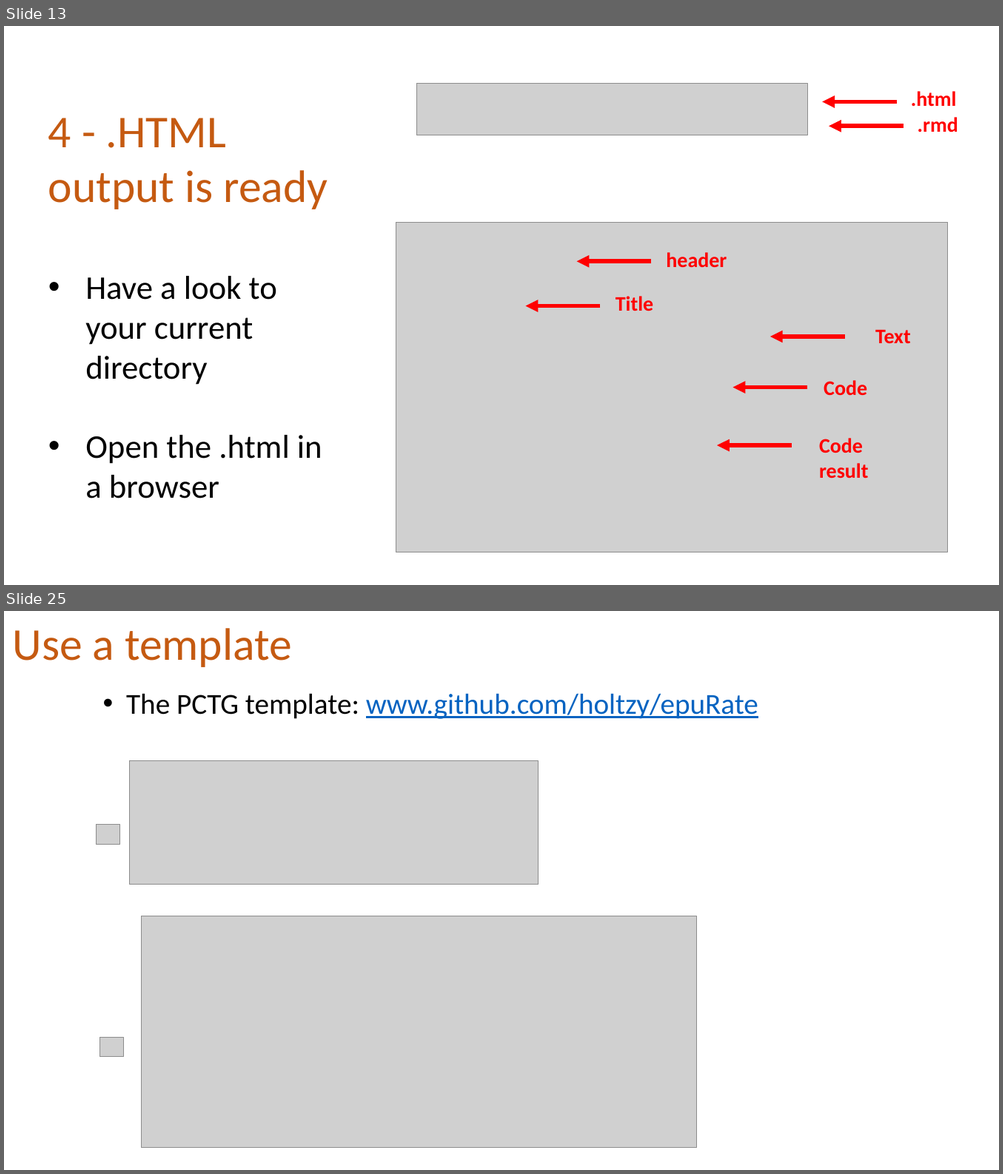
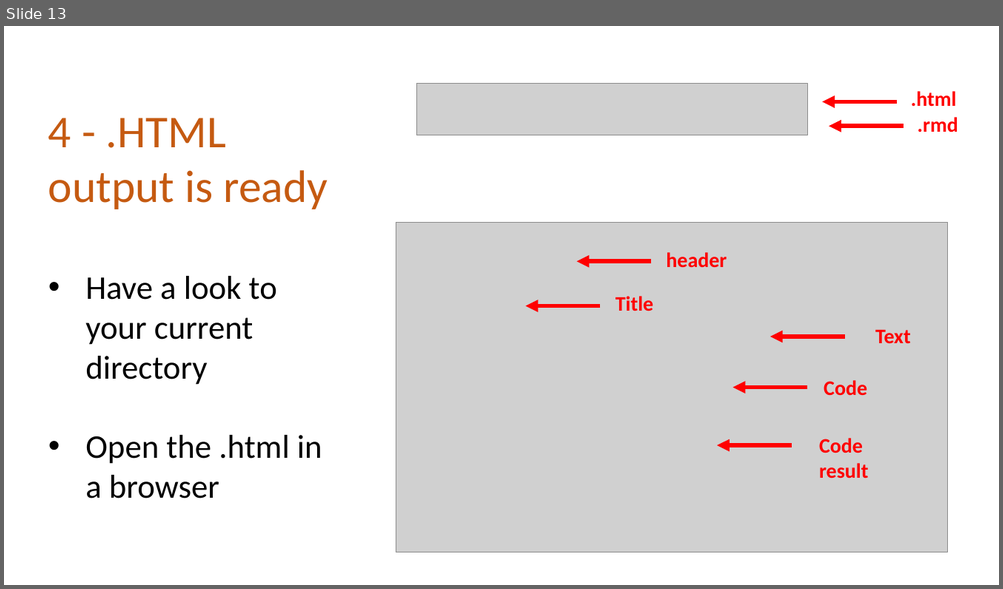
Before and after one commit to holtzy/Teaching, a slide deck: Intro_Github.pptx. Shown one above the other, each under a label of ours: slides 13 and 25 before the commit, slide 13 after it; the slides between them are not shown. The pictures are 1003x1174 and 1003x589 pixels, drawn with LibreOffice and Linux fonts; fonts in the diff are those of the drawing; grey boxes stand for pictures. Boxes give left, top, right and bottom in pixels: in the first picture for what was removed or moved away, otherwise in the second. Text is boxed around its words. In the diff, an @@ line names an element or a change of style, - is before the commit and + after.

Commit message:
intro github one third

```diff
--- a/Intro_Github.pptx
+++ b/Intro_Github.pptx
@@ slide 25 removed at <box>4,611,999,1170</box>, background #FFFFFF @@
@@ text removed at <box>13,628,292,667</box> @@
-Use a template
@@ text removed at <box>126,693,758,719</box> @@
-• The PCTG template: www.github.com/holtzy/epuRate
@@ picture removed at <box>129,761,538,885</box> @@
@@ picture removed at <box>96,825,120,845</box> @@
@@ picture removed at <box>142,916,697,1148</box> @@
@@ picture removed at <box>99,1038,123,1057</box> @@
```
Also in this commit, not shown: 2 slides changed, 4 slides added, 17 other slides removed, 1 other file.
